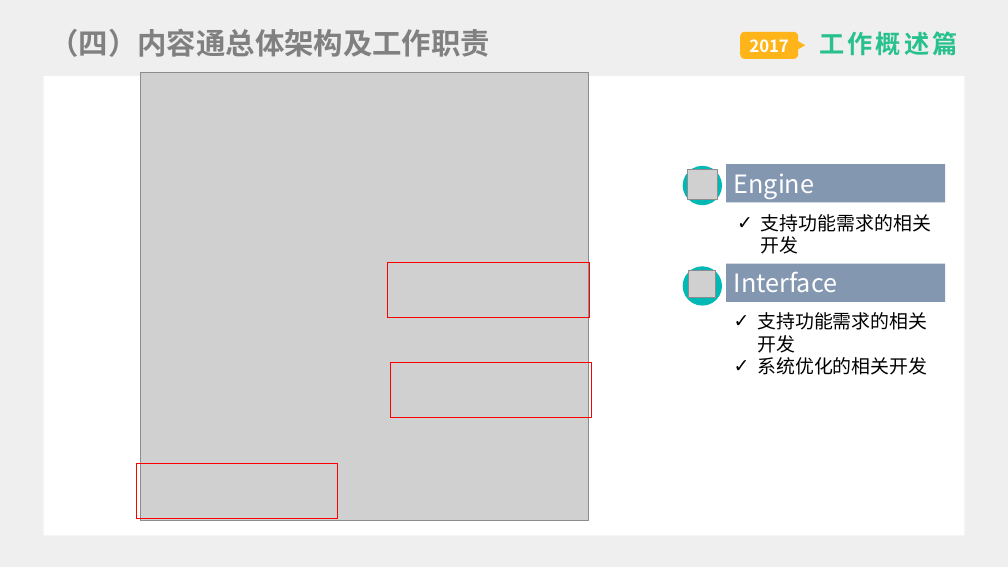
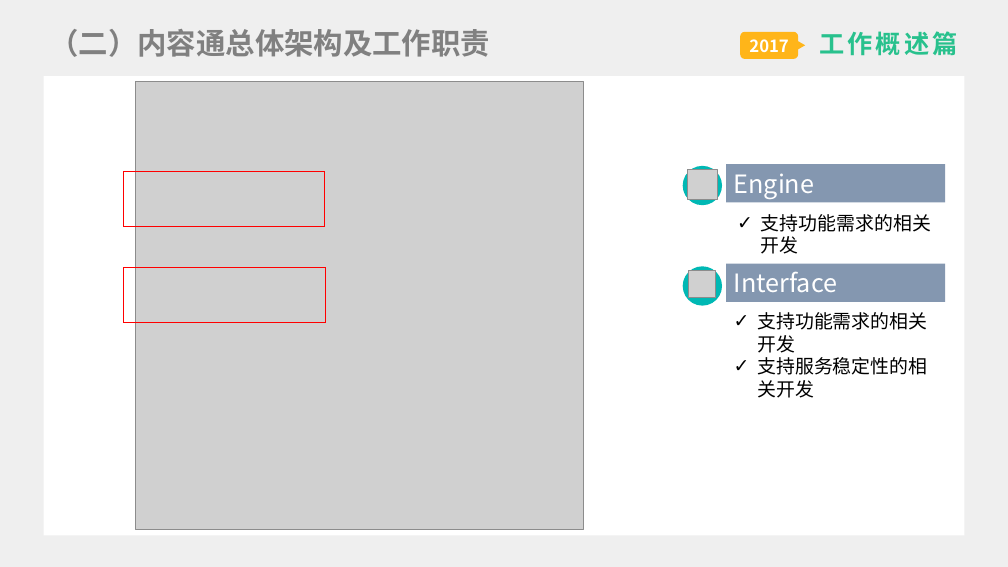
Before and after one commit to liygcoder/workerspace, a slide deck: slide 5 of ppt.pptx (slide 7 before the commit). Drawn at 1008x567 pixels with LibreOffice and Linux fonts; fonts in the diff are those of the drawing; grey boxes stand for pictures. Boxes give left, top, right and bottom in pixels: in the first picture for what was removed or moved away, otherwise in the second. Text is boxed around its words. In the diff, an @@ line names an element or a change of style, - is before the commit and + after.

```diff
--- a/ppt.pptx
+++ b/ppt.pptx
@@ title at [50,29,490,57]: text changed @@
-（四）内容通总体架构及工作职责
+（二）内容通总体架构及工作职责
@@ picture: place and size @@
-picture at [141,73,589,521]
+picture at [135,82,584,530]
@@ rectangle: place and size @@
-rectangle at [390,363,592,418]
+rectangle at [123,172,325,227]
@@ rectangle: place and size @@
-rectangle at [388,262,590,318]
+rectangle at [124,268,326,323]
@@ text at [757,357,927,398]: text changed @@
-✓ 系统优化的相关开发
+✓ 支持服务稳定性的相关开发
@@ rectangle removed at [136,463,338,518] @@
```
Also in this commit, not shown: 5 other slides changed, 7 slides added, 6 slides removed.
